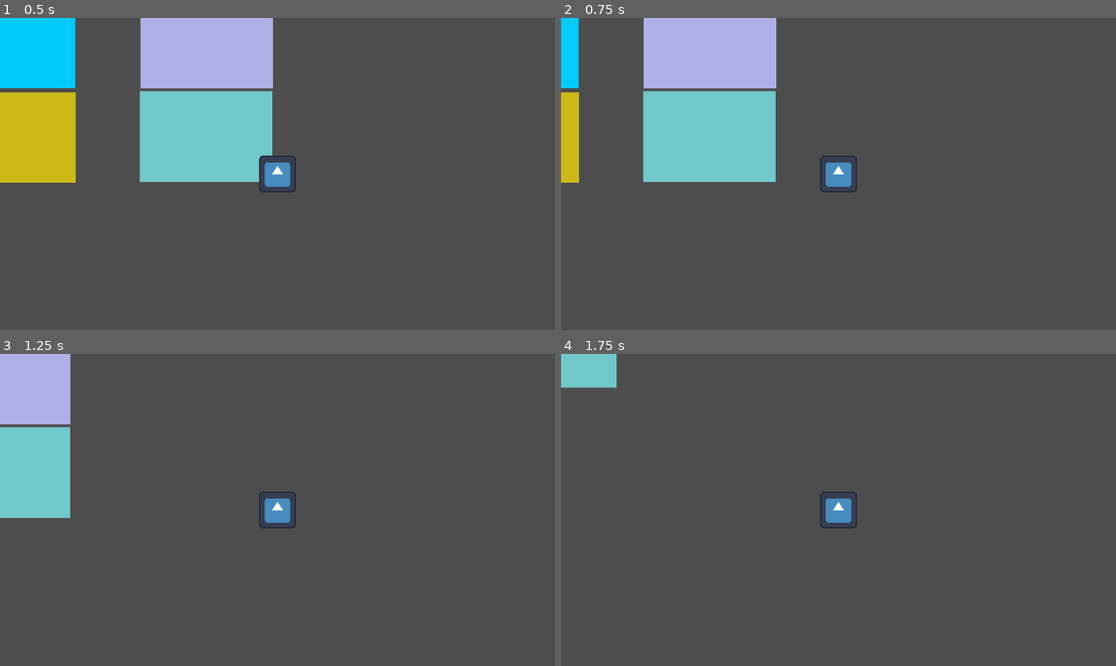
Above: before the commit, frames 1-4 (two rows, left to right).
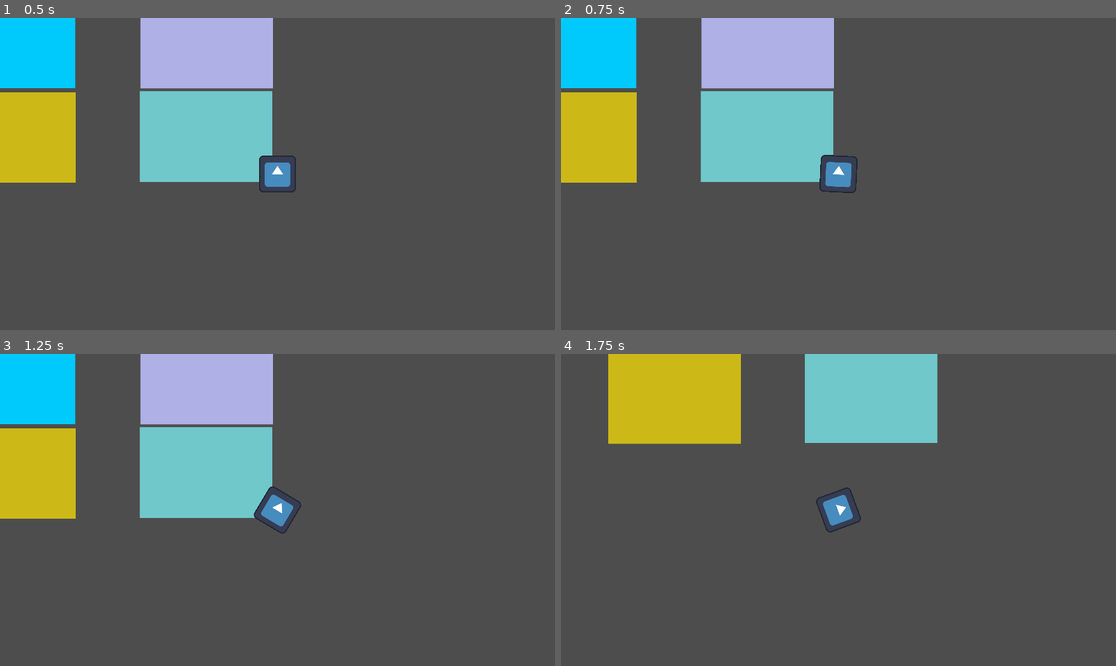
Above: after the commit, the same moments.

Repository: alin-but-real/gamenr1
Game: Godot game, scene res://scenes/main.tscn
The game is run twice, just before and just after one commit, with the same random seed, the same clock (stepped at 60 frames per second) and the same inputs. The engine's default icon, where the game draws it, is replaced by a stand-in: a white triangle on a blue panel in a dark square.
Inputs:
- Up to frame 1 (0.5 s): no input
- Up to frame 2 (0.75 s): tap Enter at 0.5 s; hold D (move_right, bound only before the commit) from 0.53 s (still down)
- Up to frame 3 (1.25 s): keep holding D (move_right, bound only before the commit)
- Up to frame 4 (1.75 s): release D (move_right, bound only before the commit) at 1.28 s; hold S (move_backward) from 1.28 s (still down)

Frame 1 is identical in both runs. In frame 2, 16% of the frame differs, in the area x 3-54%, y 0-57%; in frame 3, 20%, in the area x 0-55%, y 0-58%; in frame 4, 15%.

Commit message:
tank controls, no acceleration yet

Diff:
--- a/project.godot
+++ b/project.godot
@@ -33,23 +33,13 @@
 "events": [Object(InputEventKey,"resource_local_to_scene":false,"resource_name":"","device":-1,"window_id":0,"alt_press …(192 unchanged characters)…
 ]
 }
-move_left={
+turn_left={
 "deadzone": 0.2,
 "events": [Object(InputEventKey,"resource_local_to_scene":false,"resource_name":"","device":-1,"window_id":0,"alt_press …(191 unchanged characters)…
 ]
 }
-move_right={
+turn_right={
 "deadzone": 0.2,
 "events": [Object(InputEventKey,"resource_local_to_scene":false,"resource_name":"","device":-1,"window_id":0,"alt_press …(192 unchanged characters)…
 ]
 }
-turn_left={
-"deadzone": 0.2,
-"events": [Object(InputEventKey,"resource_local_to_scene":false,"resource_name":"","device":-1,"window_id":0,"alt_pressed":false,"shift_pressed":false,"ctrl_pressed":false,"meta_pressed":false,"pressed":false,"keycode":0,"physical_keycode":81,"key_label":0,"unicode":113,"location":0,"echo":false,"script":null)
-]
-}
-turn_right={
-"deadzone": 0.2,
-"events": [Object(InputEventKey,"resource_local_to_scene":false,"resource_name":"","device":-1,"window_id":0,"alt_pressed":false,"shift_pressed":false,"ctrl_pressed":false,"meta_pressed":false,"pressed":false,"keycode":0,"physical_keycode":69,"key_label":0,"unicode":101,"location":0,"echo":false,"script":null)
-]
-}
--- a/scripts/player.gd
+++ b/scripts/player.gd
@@ -14,7 +14,7 @@
 @export var mech_turn_speed = 1;
 
 ##This is by how much the mech will start accelerating its turning. UNIT: Degrees/Second
-@export var mech_turn_acceleration = 1
+@export var mech_turn_acceleration = 1;
 
 ##This is the speed the mech will deccelerate and try to stop turning at. UNIT: Degrees/Second
 @export var mech_turn_decceleration = 1;
@@ -27,33 +27,24 @@
 func _process(delta: float) -> void:
 
 	#MOVEMENT HANDLING - UNFINISHED
-	var velocity = Vector2.ZERO # The player's movement vector.
+	var velocity = 0 # The player's movement vector.
 
-	if Input.is_action_pressed("move_right"):
-		velocity.x += 1
-	if Input.is_action_pressed("move_left"):
-		velocity.x -= 1
 	if Input.is_action_pressed("move_backward"):
-		velocity.y += 1
+		velocity += 1
 	if Input.is_action_pressed("move_forward"):
-		velocity.y -= 1
-	if velocity.length() > 0: #make sure we dont move faster diagonally
-		velocity = velocity.normalized() * move_speed
-	position += velocity * delta # velocity just helps us move, this is actually what sets our position
+		velocity -= 1
+	#if velocity.length() > 0: #make sure we dont move faster diagonally
+	#	velocity = velocity.normalized() * move_speed
+
 
 
 	#TURN HANDLING
 	var turn_direction: int = 0 # LEFT IS -1, RIGHT IS 1
 
-
 	if Input.is_action_pressed("turn_left"):
 		turn_direction += -1;
-
-
 	if Input.is_action_pressed("turn_right"):
 		turn_direction += 1;
-
-
 
 
 	if (abs(current_turn_speed) <= mech_turn_decceleration): #makes the deccelleration stop the mech once it gets close enough to 0
@@ -70,3 +61,7 @@
 	current_turn_speed += (turn_direction * mech_turn_speed)
 
 	rotation_degrees += (current_turn_speed) * delta;
+
+	#FUNKY MATH, DON'T TOUCH THIS
+	position.y += ((velocity*move_speed)*cos(rotation)) * delta
+	position.x += ((velocity*move_speed)*-sin(rotation)) * delta
